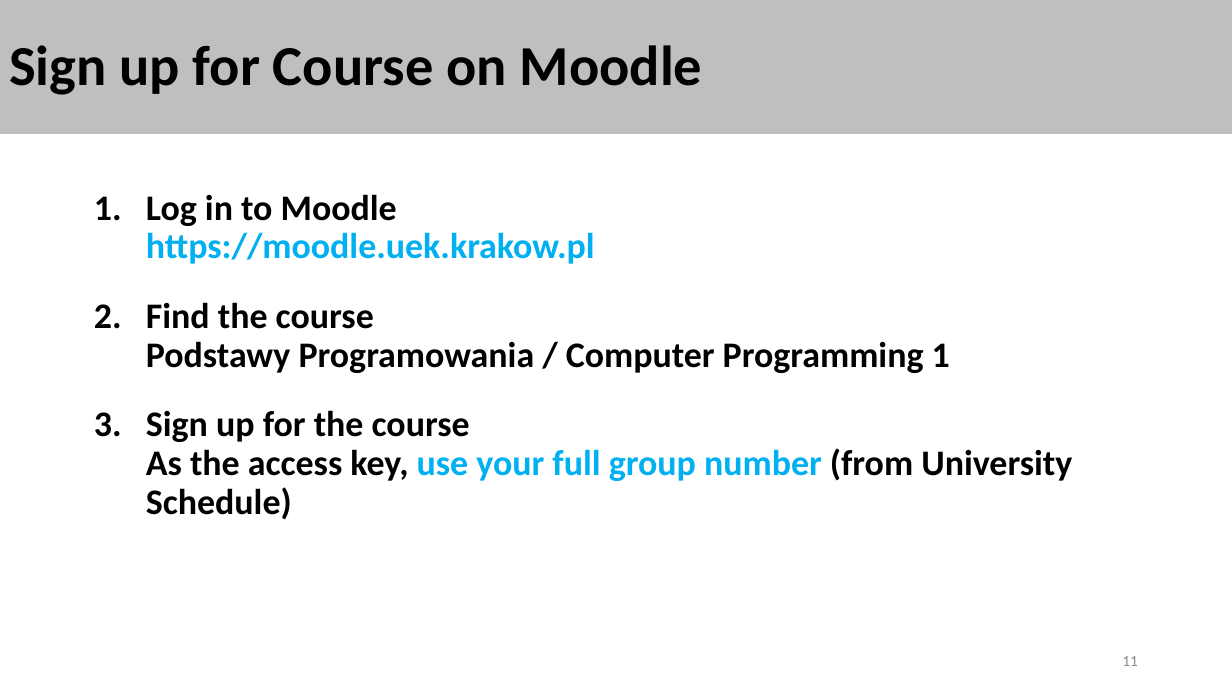
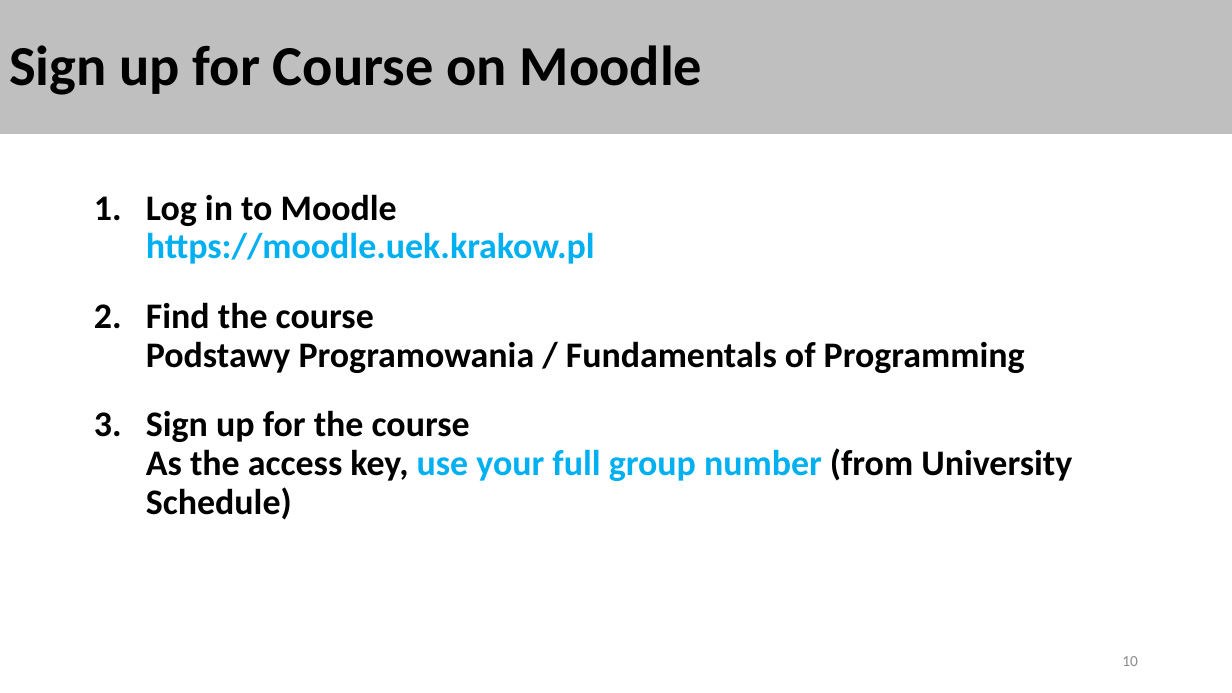
Before and after one commit to stalj/prg-basics, a slide deck: slide 10 of 01-CourseIntroduction/CourseIntroduction.pptx (slide 11 before the commit). Drawn at 1232x693 pixels with LibreOffice and Linux fonts; fonts in the diff are those of the drawing. Boxes give left, top, right and bottom in pixels: in the first picture for what was removed or moved away, otherwise in the second. Text is boxed around its words. In the diff, an @@ line names an element or a change of style, - is before the commit and + after.

```diff
--- a/01-CourseIntroduction/CourseIntroduction.pptx
+++ b/01-CourseIntroduction/CourseIntroduction.pptx
@@ text at (146,302,1025,373): text changed @@
-2. Find the course
-   Podstawy Programowania / Computer Programming 1
+2. Find the course
+   Podstawy Programowania / Fundamentals of Programming
@@ page number at (1122,656,1138,666): text changed @@
-11
+10
```
Also in this commit, not shown: 2 other slides changed, 1 slide removed, 2 other files.
